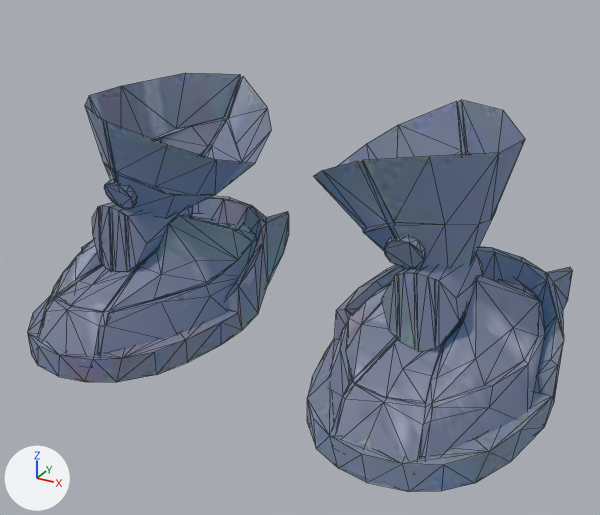
A saved change to the glTF model public/3d/basic/S-40.glb.
One viewpoint serves both versions: a 50 mm lens placed at (0.911, -1.581, 1.046), pointed at (0.056, -0.027, 0.268). The lights are fixed; the arrows at lower left show +X, +Y and +Z. Mesh edges are drawn as thin lines. Vertices at the same position are counted once.

The first picture shows 'S-40'.
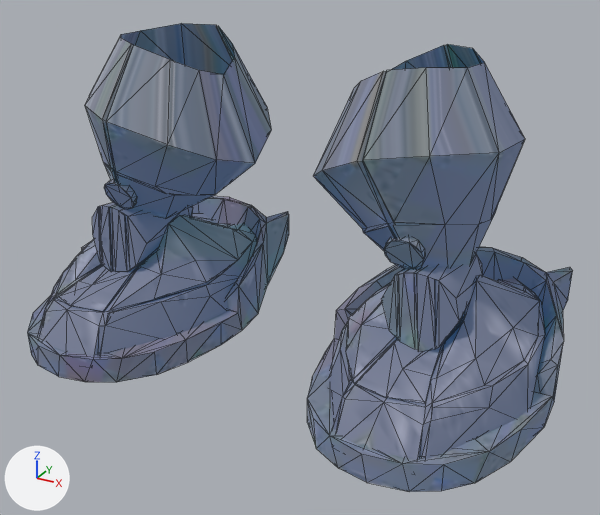
Changed parts and their boxes (x1, y1, x2, y2) in the pictures (600 x 515 px):
'S-40', reshaped (12% taller)
    before: (27, 73, 573, 492)
    after: (27, 23, 573, 492)
part 1 of me_cylinder_013, added
    after: (85, 23, 525, 176)

The change in detail:
me_cylinder_013 is used by ob_s_40; location (0.0, 0.0, 0.0).
me_cylinder_013 had 713 vertices, 1263 faces and spanned x -0.657..0.657, y -0.38..0.369, z 0.001..0.606.
me_cylinder_013 now has 743 vertices, 1323 faces and spans x -0.657..0.657, y -0.38..0.369, z 0.001..0.747.
Part 1, on me_cylinder_013:
30 vertices are added at x -0.429..0.429, y -0.138..0.191, z 0.66..0.747.
60 new faces join them.
